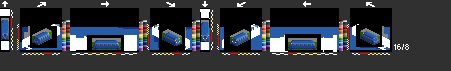
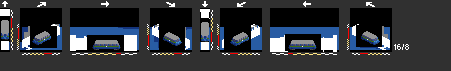
Layer changes from the first 451 × 71 image to the second:
removed layer "Palette" over [62, 20, 347, 51]
hid "Details" over [1, 20, 368, 44]
hid "Lights" over [2, 37, 379, 43]
showed "HNJ", painted on it over [1, 20, 379, 47]
painted on "Yo" over [1, 18, 380, 51]
removed layer "Template" over [1, 18, 380, 50]
removed layer "Bakgrund" over [1, 18, 380, 51]
